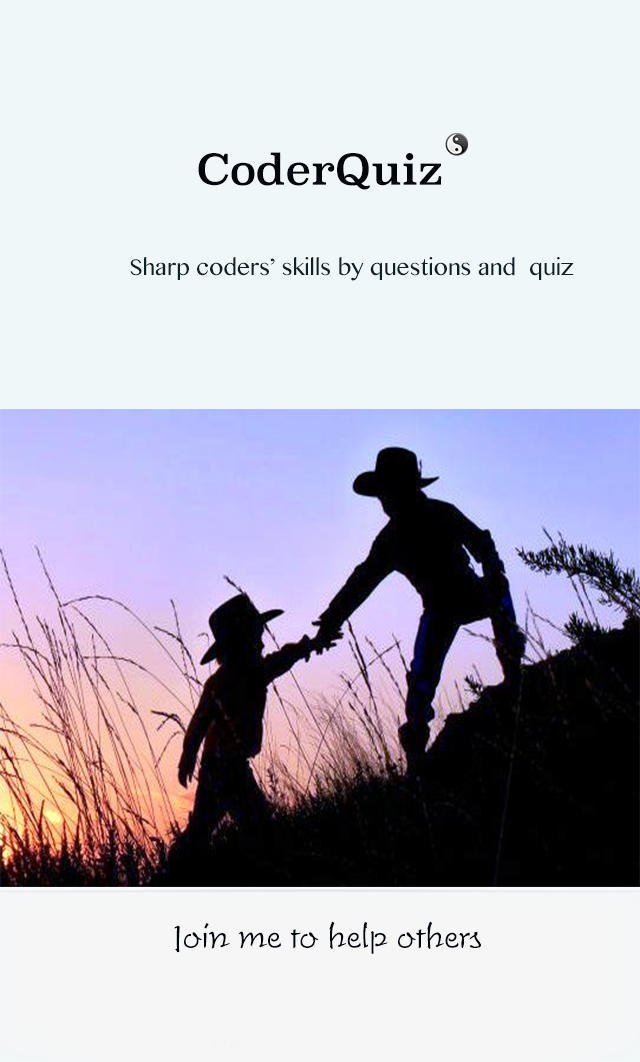
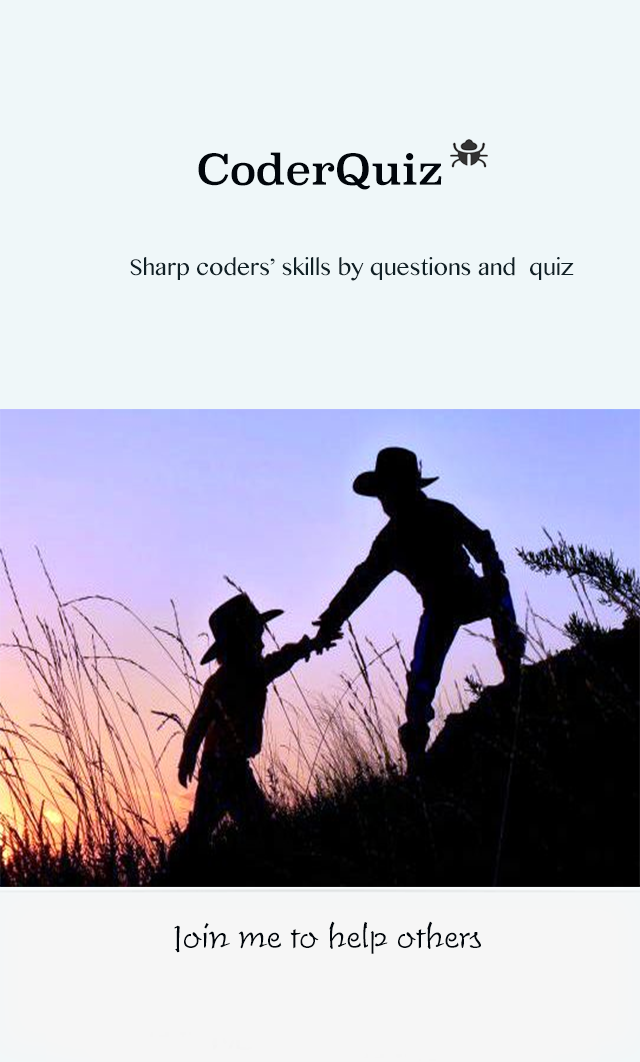
Two versions of the same layered image (640 x 1062). Layer-by-layer changes:
removed layer "144" over [left=445, top=133, right=468, bottom=156]
added layer "icon58-1" above "CoderQuiz" over [left=450, top=139, right=488, bottom=168]
